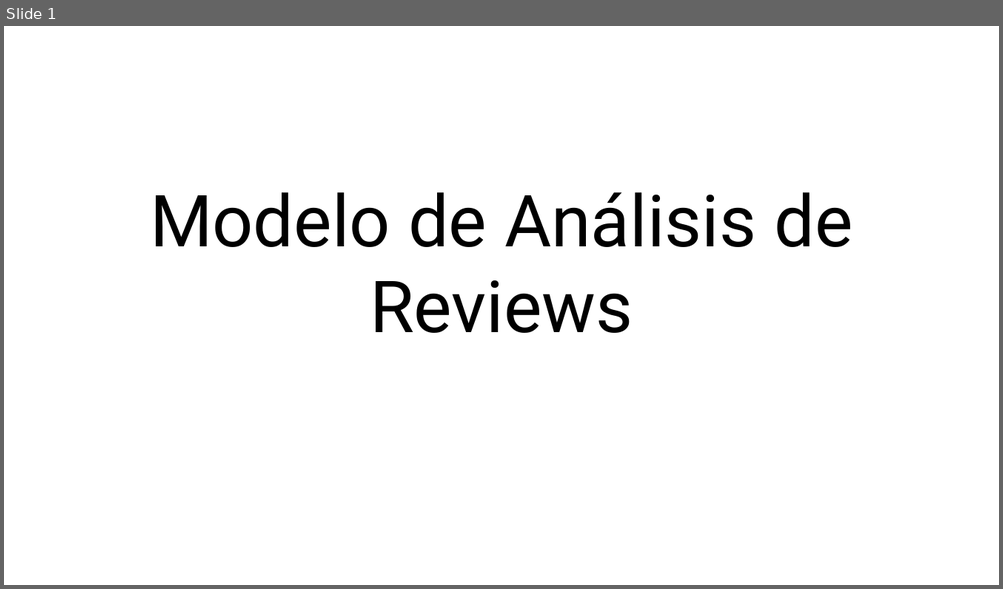
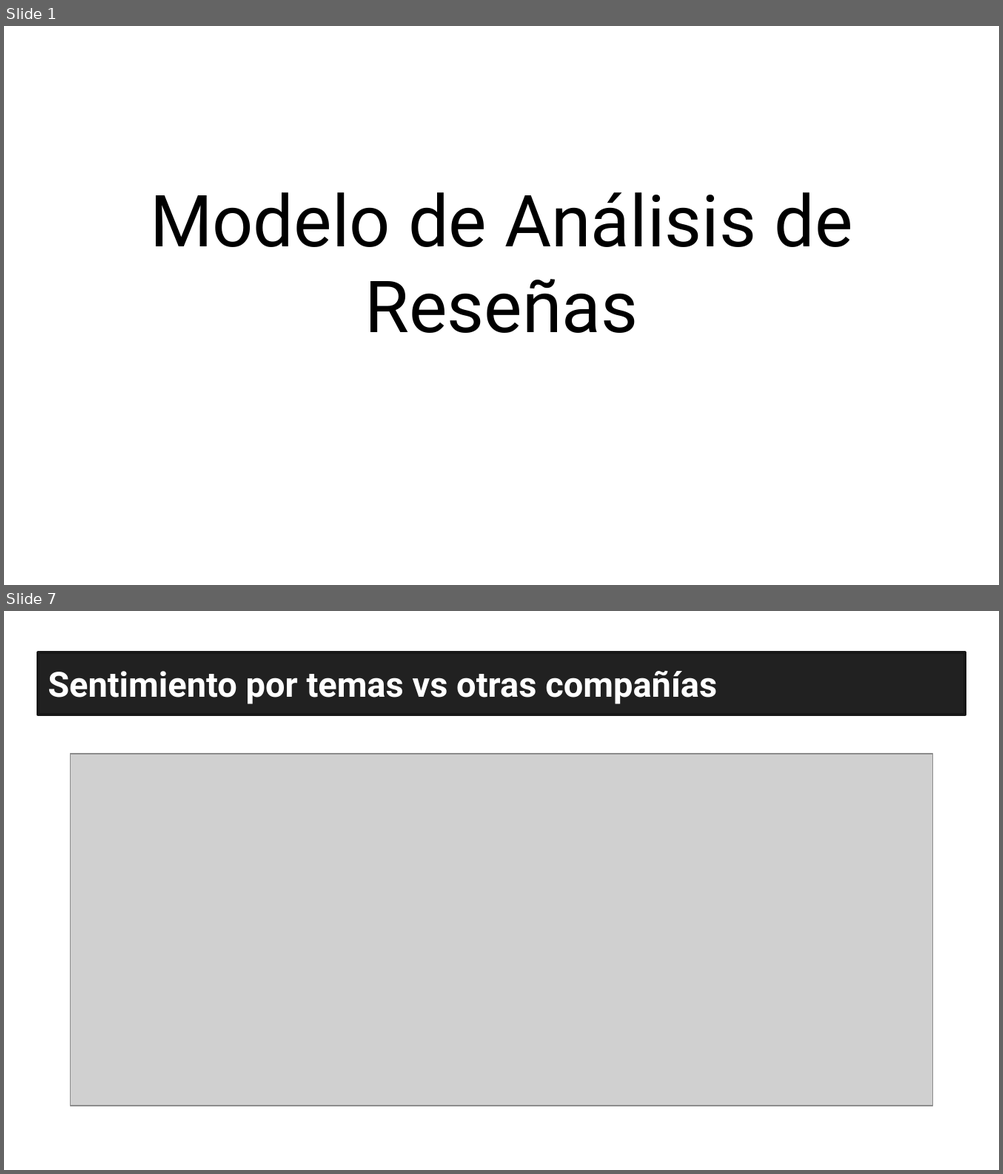
Before and after one commit to EnricPH/Evolve_NLP_Project, a slide deck: recursos/Presentación.pptx. Shown one above the other, each under a label of ours: slide 1 before the commit, slides 1 and 7 after it; the slides between them are not shown. The pictures are 1003x589 and 1003x1174 pixels, drawn with LibreOffice and Linux fonts; fonts in the diff are those of the drawing; grey boxes stand for pictures. Boxes give left, top, right and bottom in pixels: in the first picture for what was removed or moved away, otherwise in the second. Text is boxed around its words. In the diff, an @@ line names an element or a change of style, - is before the commit and + after.

```diff
--- a/recursos/Presentación.pptx
+++ b/recursos/Presentación.pptx
@@ slide 7 added at (4, 611, 999, 1170), background #FFFFFF @@
@@ title added at (48, 671, 717, 704), 25.2 pt, text #FFFFFF, bold @@
+Sentimiento por temas vs otras compañías
@@ picture added at (71, 755, 933, 1106) @@
@@ slide 1 changed as well @@
@@ title at (150, 192, 852, 333): text changed @@
-Modelo de Análisis de Reviews
+Modelo de Análisis de Reseñas
```
Also in this commit, not shown: 1 other slide changed, 5 other slides added, 5 slides removed, 3 other files.
